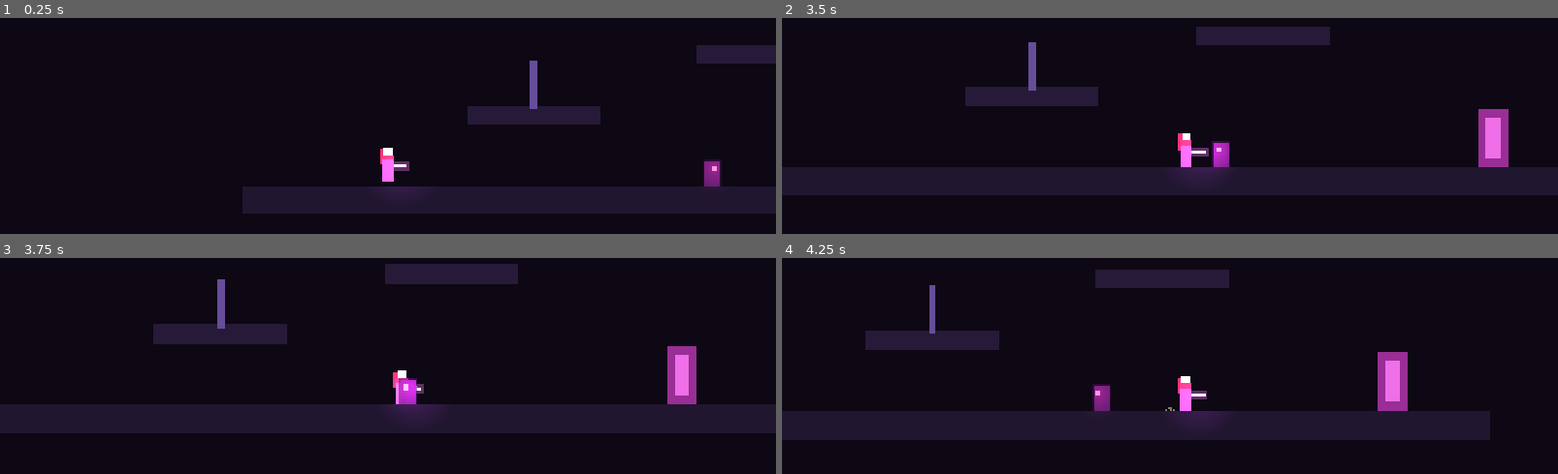
Above: before the commit, frames 1-4 (two rows, left to right).
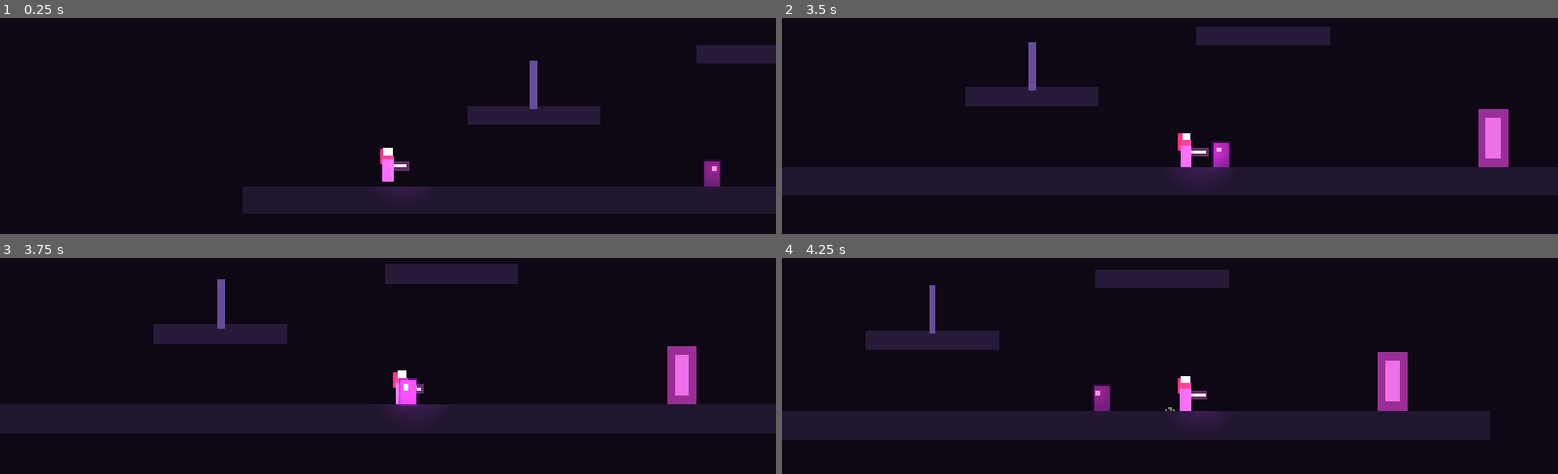
Above: after the commit, the same moments.

Repository: paulogomesextp/koliani
Game: Godot game, scene res://scenes/levels/Level_Test.tscn
Two runs of this game, one before a commit and one after it. Both use one fixed random seed, a clock stepped at 60 frames per second and the inputs below. This scene is started directly instead of the project's main scene.
Inputs (mouse positions are in pixels of both pictures, inside the frame that each line leads up to):
- Up to frame 1 (0.25 s): no input
- Up to frame 2 (3.5 s): move the mouse to (1340, 132) at 0.52 s; hold Right (mover_direita) 0.53-2.03 s; tap J (atacar) at 0.6 s; click (1340, 132) at 0.67 s; tap Space (saltar) at 0.77, 1.52, 3.02 s; move the mouse to (1014, 175) at 1.27 s; tap K (dash) at 1.35 s; move the mouse to (1247, 56) at 2.02 s; hold Left (mover_esquerda) 2.03-2.78 s; tap I (diario) at 2.1 s; move the mouse to (outside the picture) at 2.77 s; hold Right (mover_direita) from 2.78 s (still down); tap Shift (rolar) at 2.85 s; click (outside the picture) at 2.92 s
- Up to frame 3 (3.75 s): keep holding Right (mover_direita); move the mouse to (620, 458) at 3.52 s; tap J (atacar) at 3.6 s
- Up to frame 4 (4.25 s): keep holding Right (mover_direita); tap Space (saltar) at 3.77 s

Frames 1-2 are identical in both runs. In frame 3, 0.3% of the frame differs, in the area x 51-54%, y 55-69%; in frame 4, nothing differs.

Commit message:
Feedback de acerto nos inimigos: flash + estilhacos na morte
- demonio_base.gd: piscar_dano() (flash branco via tween) ao levar dano nao
  letal; soltar_estilhacos() larga um CPUParticles2D one-shot no pai, que
  se auto-liberta. Cor por @export cor_estilhacos.
- chefe_floresta.gd: usa os mesmos efeitos (flash / estilhacos).

Co-Authored-By: Claude Sonnet 5 <noreply@anthropic.com>

Diff:
--- a/scripts/chefe_floresta.gd
+++ b/scripts/chefe_floresta.gd
@@ -109,4 +109,7 @@
 	global_position.x += dir_empurrao * 4.0
 	if vida <= 0:
 		derrotado.emit()
+		soltar_estilhacos()
 		queue_free()
+	else:
+		piscar_dano()
--- a/scripts/demonio_base.gd
+++ b/scripts/demonio_base.gd
@@ -11,6 +11,8 @@
 @export var vida := 50
 @export var dano_contacto := 15
 @export var alcance_patrulha := 120.0
+## Cor do rasto de partículas quando morre.
+@export var cor_estilhacos := Color(0.7, 0.25, 0.45)
 
 @onready var _origem := global_position
 @onready var _sprite: Node2D = $Sprite
@@ -49,4 +51,42 @@
 	vida -= quantidade
 	global_position.x += dir_empurrao * 8.0
 	if vida <= 0:
+		soltar_estilhacos()
 		queue_free()
+	else:
+		piscar_dano()
+
+
+## Flash branco curto ao levar dano (feedback de acerto).
+func piscar_dano() -> void:
+	if _sprite == null:
+		return
+	_sprite.modulate = Color(2.2, 2.2, 2.2)
+	var t := create_tween()
+	t.tween_property(_sprite, "modulate", Color(1, 1, 1), 0.12)
+
+
+## Larga um pequeno rebentamento de partículas na posição da morte. O nó
+## das partículas fica no pai (o demónio vai ser libertado a seguir) e
+## auto-liberta-se quando acaba.
+func soltar_estilhacos() -> void:
+	var pai := get_parent()
+	if pai == null:
+		return
+	var p := CPUParticles2D.new()
+	p.global_position = global_position
+	p.emitting = true
+	p.one_shot = true
+	p.explosiveness = 1.0
+	p.amount = 16
+	p.lifetime = 0.5
+	p.direction = Vector2.UP
+	p.spread = 180.0
+	p.gravity = Vector2(0, 350)
+	p.initial_velocity_min = 60.0
+	p.initial_velocity_max = 240.0
+	p.scale_amount_min = 1.5
+	p.scale_amount_max = 3.5
+	p.color = cor_estilhacos
+	pai.add_child(p)
+	p.get_tree().create_timer(1.0).timeout.connect(p.queue_free)
